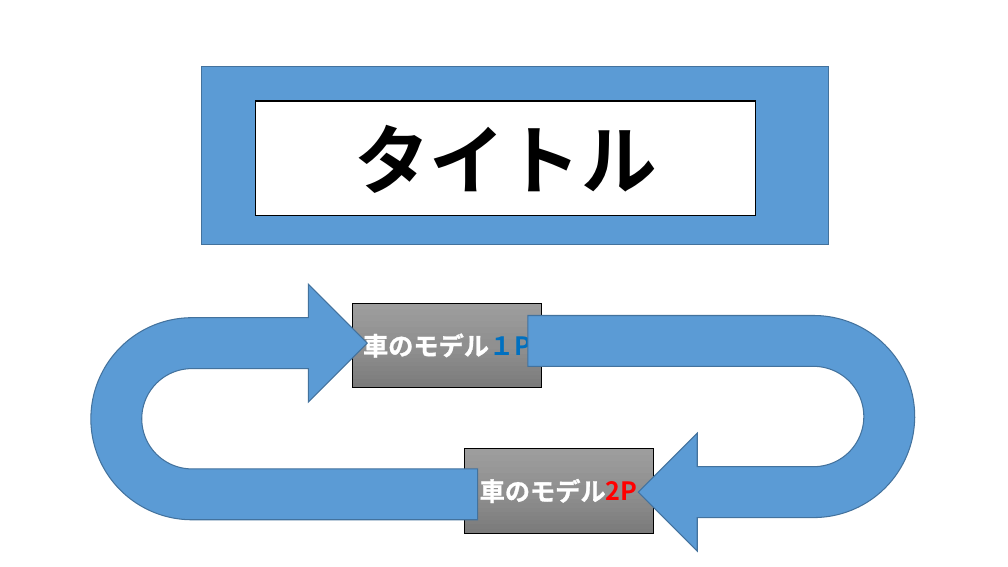
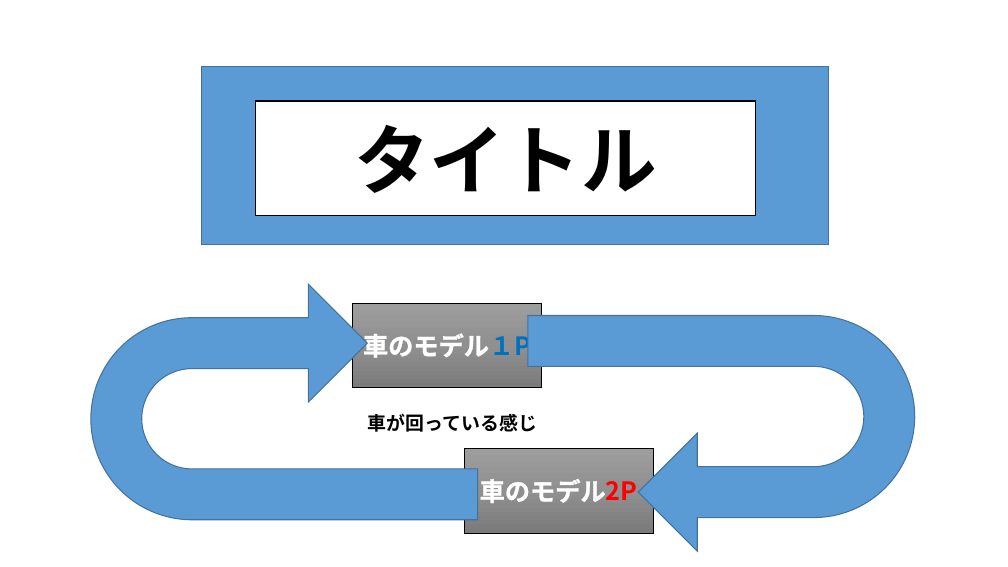
Before and after one commit to MizukiKato0416/sotsugyou_time_kato, a slide deck: slide 10 of 卒業制作_大元タイトル構成.ppsx. Drawn at 1008x567 pixels with LibreOffice and Linux fonts; fonts in the diff are those of the drawing. Boxes give left, top, right and bottom in pixels: in the first picture for what was removed or moved away, otherwise in the second. Text is boxed around its words. In the diff, an @@ line names an element or a change of style, - is before the commit and + after.

```diff
--- a/卒業制作_大元タイトル構成.ppsx
+++ b/卒業制作_大元タイトル構成.ppsx
@@ text added at <box>368,413,537,432</box>, 18 pt, text #000000, bold @@
+車が回っている感じ
```
Also in this commit, not shown: 3 other slides changed, 1 other file.
